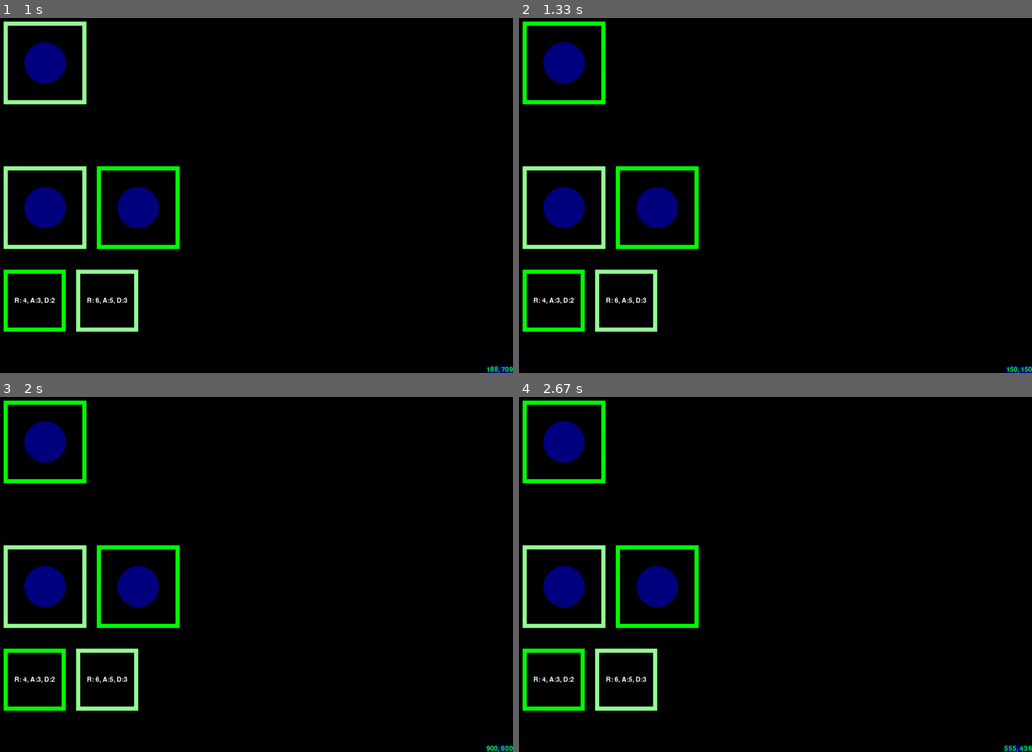
Above: before the commit, frames 1-4 (two rows, left to right).
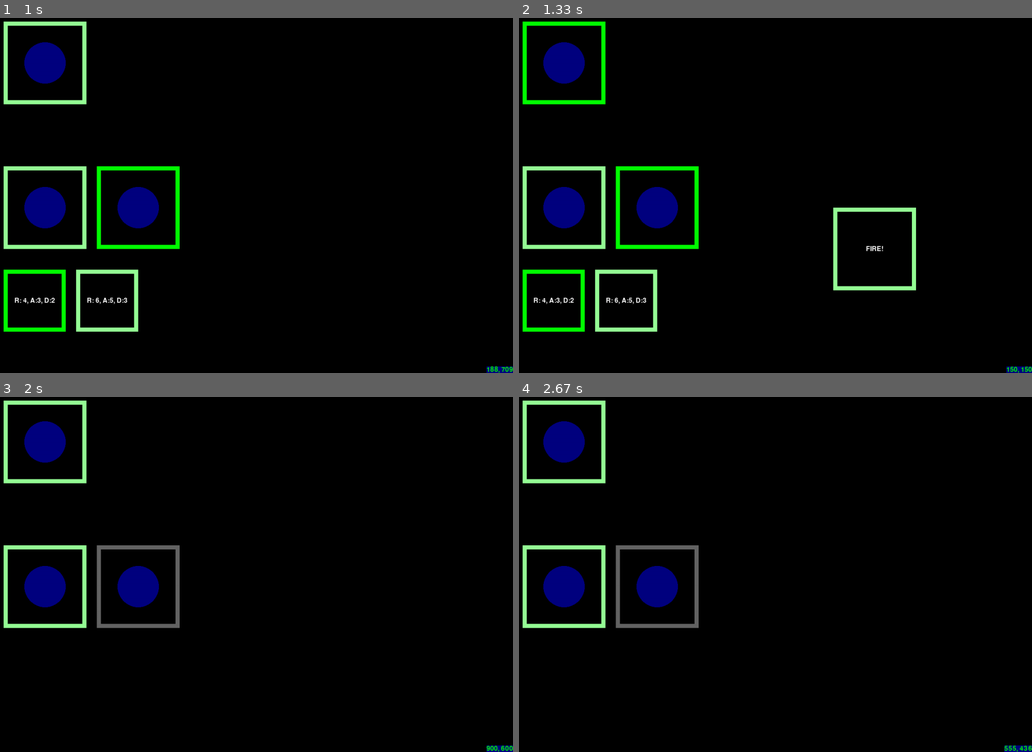
Above: after the commit, the same moments.

Repository: ErikRoelofs/pygame-tryout
Game: pygame game, started from game.py
Same seed, same stepped clock (60 frames per second), same inputs: the game is played once before the commit and once after it.
Inputs (mouse positions are in pixels of both pictures, inside the frame that each line leads up to):
- Up to frame 1 (1 s): press the mouse at (251, 209) at 0.37 s; move the mouse to (184, 199) at 0.47 s; release the mouse at (123, 191) at 0.6 s; press the mouse at (35, 302) at 0.7 s; move the mouse to (46, 298) at 0.8 s; release the mouse at (61, 294) at 0.93 s
- Up to frame 2 (1.33 s): click (565, 64) at 1.05 s
- Up to frame 3 (2 s): press the mouse at (35, 681) at 1.37 s; move the mouse to (133, 691) at 1.47 s; release the mouse at (235, 702) at 1.6 s; click (353, 627) at 1.72 s
- Up to frame 4 (2.67 s): press the mouse at (565, 585) at 2.2 s; move the mouse to (739, 641) at 2.3 s; release the mouse at (914, 698) at 2.43 s; press the mouse at (565, 585) at 2.53 s; move the mouse to (729, 560) at 2.63 s

Frame 1 is identical in both runs. In frame 2, 0.9% of the frame differs, in the area x 61-78%, y 53-77%; in frame 3, 2.9%, in the area x 0-36%, y 0-89%; in frame 4, 2.9%.

Commit message:
Fire button

Diff:
--- a/game.py
+++ b/game.py
@@ -33,6 +33,10 @@
 ACTION_WIDTH = 150
 ACTION_HEIGHT = 150
 ACTION_GAP = 25
+CONFIRM_WIDTH = 200
+CONFIRM_HEIGHT = 200
+CONFIRM_LEFT_MARGIN = 800
+CONFIRM_TOP_MARGIN = 500
 
 def main():
 
@@ -97,7 +101,16 @@
 		trackCoords(fontObj, mousex, mousey)
 		drawShips(playerShips, opponentShips, (selectedShip, selectedOpponent), (friendlyHovered, opponentHovered))
 
-
+		if selectedShip and selectedOpponent and selectedAction:
+			confirmHovered = confirmButtonIsHovered(mousex,mousey)
+			image = drawConfirmAction(fontObj, selectedShip, selectedAction, selectedOpponent, confirmHovered)
+			DISPLAYSURF.blit(image, (CONFIRM_LEFT_MARGIN, CONFIRM_TOP_MARGIN))
+			if mouseClicked and confirmHovered:
+				selectedShip.spend()
+				selectedAction.spend()
+				selectedShip = None
+				selectedAction = None
+				selectedOpponent = None
 
 		pygame.display.update()
 
@@ -149,6 +162,21 @@
 
 	return image
 
+def drawConfirmAction(fontObj, ship, weapon, target, highlighted):
+	image = pygame.Surface((CONFIRM_WIDTH,CONFIRM_HEIGHT))
+
+	outline_color = OUTLINE_HIGHLIGHT if highlighted else OUTLINE_READY
+	pygame.draw.rect(image, outline_color, (0, 0, CONFIRM_WIDTH, CONFIRM_HEIGHT), 10)
+
+	textSurfaceObj = fontObj.render('FIRE!', True, WHITE)
+	textRectObj = textSurfaceObj.get_rect()
+	textRectObj.center = (CONFIRM_WIDTH / 2, CONFIRM_HEIGHT /2)
+	image.blit(textSurfaceObj, textRectObj)
+
+	return image
+
+def confirmButtonIsHovered(mousex, mousey):
+	return pygame.Rect(CONFIRM_LEFT_MARGIN, CONFIRM_TOP_MARGIN, CONFIRM_WIDTH, CONFIRM_HEIGHT).collidepoint(mousex, mousey)
 
 def getShipRectByIndex(index, player):
 	return pygame.Rect(LEFT_MARGIN + (SHIP_WIDTH + SHIP_GAP) * index, BOTTOM_ROW if player else TOP_ROW, SHIP_WIDTH, SHIP_HEIGHT)
@@ -193,6 +221,11 @@
 		self.damage = damage
 		self.spent = False
 
+	def spend(self):
+		self.spent = True
+
+	def refresh(self):
+		self.spent = False
 
 if __name__ == '__main__':
     main()
